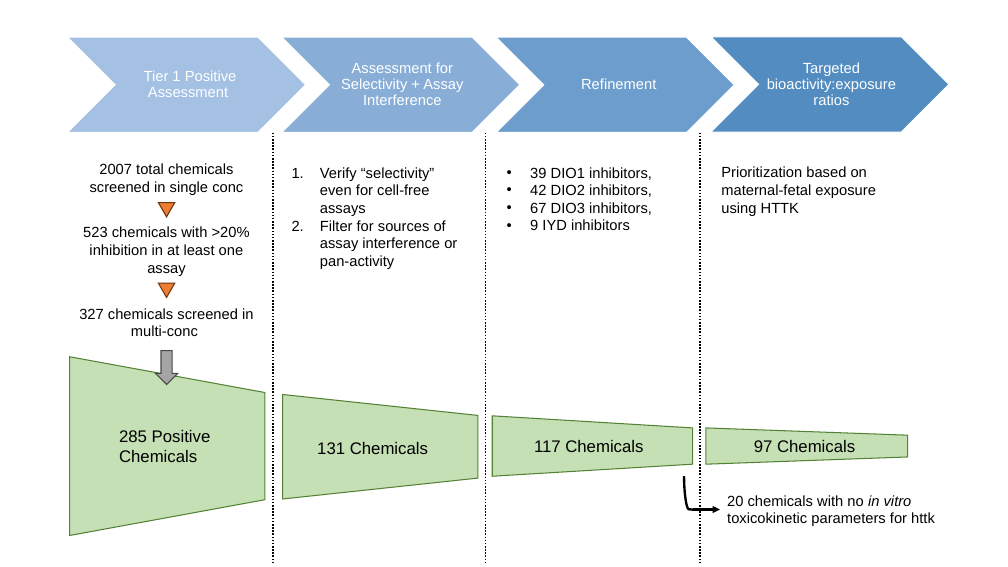
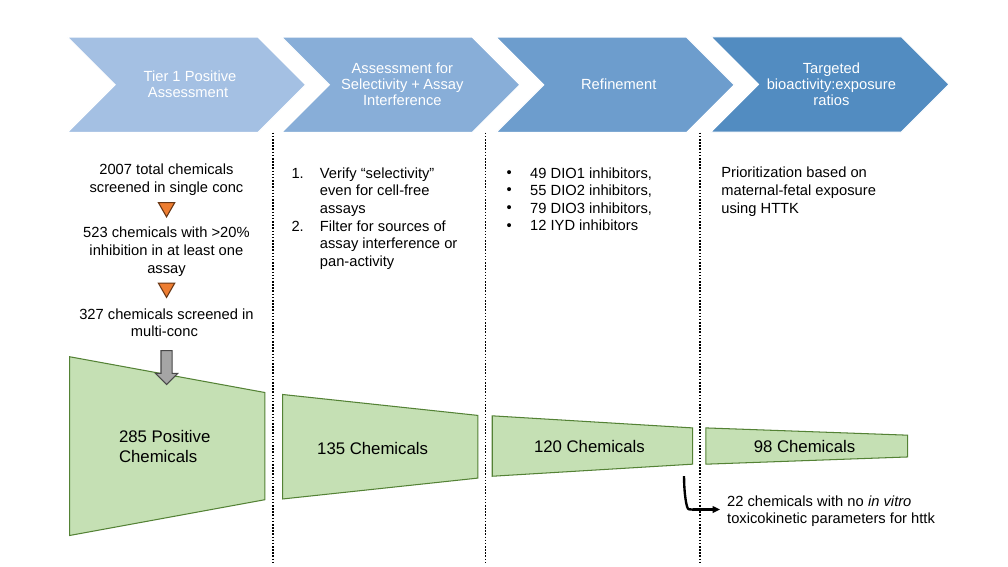
Before and after one commit to USEPA/CompTox-thyroid-httk, a slide deck: slide 1 of figures/fig1-workflow.pptx. Drawn at 1008x567 pixels with LibreOffice and Linux fonts; fonts in the diff are those of the drawing. Boxes give left, top, right and bottom in pixels: in the first picture for what was removed or moved away, otherwise in the second. Text is boxed around its words. In the diff, an @@ line names an element or a change of style, - is before the commit and + after.

```diff
--- a/figures/fig1-workflow.pptx
+++ b/figures/fig1-workflow.pptx
@@ text at [530, 167, 652, 230]: text changed @@
-• 39 DIO1 inhibitors,
-• 42 DIO2 inhibitors,
-• 67 DIO3 inhibitors,
-• 9 IYD inhibitors
+• 49 DIO1 inhibitors,
+• 55 DIO2 inhibitors,
+• 79 DIO3 inhibitors,
+• 12 IYD inhibitors
@@ text at [317, 442, 428, 454]: text changed @@
-131 Chemicals
+135 Chemicals
@@ text at [534, 440, 645, 452]: text changed @@
-117 Chemicals
+120 Chemicals
@@ text at [754, 440, 855, 452]: text changed @@
-97 Chemicals
+98 Chemicals
@@ text at [727, 495, 935, 526]: text changed @@
-20 chemicals with no in vitro toxicokinetic parameters for httk
+22 chemicals with no in vitro toxicokinetic parameters for httk
```
Also in this commit, not shown: 4 other files.
